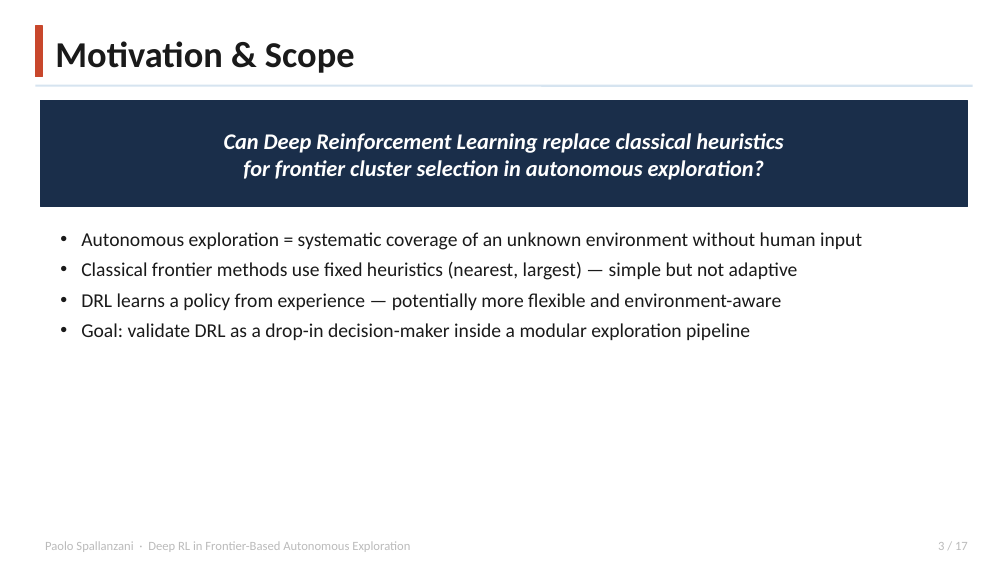
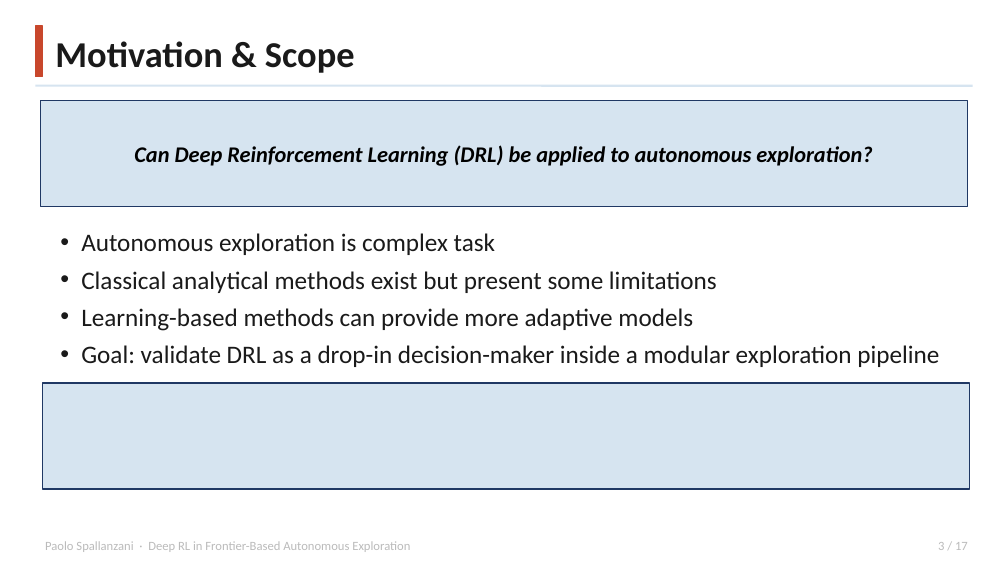
Before and after one commit to Paolo-Spall/presentazione_tesi_dae, a slide deck: slide 3 of presentation_draft.pptx. Drawn at 1008x567 pixels with LibreOffice and Linux fonts; fonts in the diff are those of the drawing. Boxes give left, top, right and bottom in pixels: in the first picture for what was removed or moved away, otherwise in the second. Text is boxed around its words. In the diff, an @@ line names an element or a change of style, - is before the commit and + after.

```diff
--- a/presentation_draft.pptx
+++ b/presentation_draft.pptx
@@ rectangle at (40, 101, 968, 207): fill #1A2E4A to #D6E4F0; outline #1A2E4A 1 pt to #203864 1 pt @@
@@ text at (134, 145, 872, 166): text changed; text colour #FFFFFF to #000000 @@
-Can Deep Reinforcement Learning replace classical heuristics
-for frontier cluster selection in autonomous exploration?
+Can Deep Reinforcement Learning (DRL) be applied to autonomous exploration?
@@ text at (81, 233, 717, 331): text changed; size 14 to 18 pt @@
-• Autonomous exploration = systematic coverage of an unknown environment without human input
-• Classical frontier methods use fixed heuristics (nearest, largest) — simple but not adaptive
-• DRL learns a policy from experience — potentially more flexible and environment-aware
+• Autonomous exploration is complex task
+• Classical analytical methods exist but present some limitations
+• Learning-based methods can provide more adaptive models
@@ text at (81, 345, 939, 367): size 14 to 18 pt in "Goal: validate DRL as a drop-in decision-maker ..." @@
@@ rectangle added at (42, 383, 970, 489), fill #D6E4F0, outline #203864 1 pt @@
```
Also in this commit, not shown: 2 other slides changed, 1 slide added, 3 other files.
